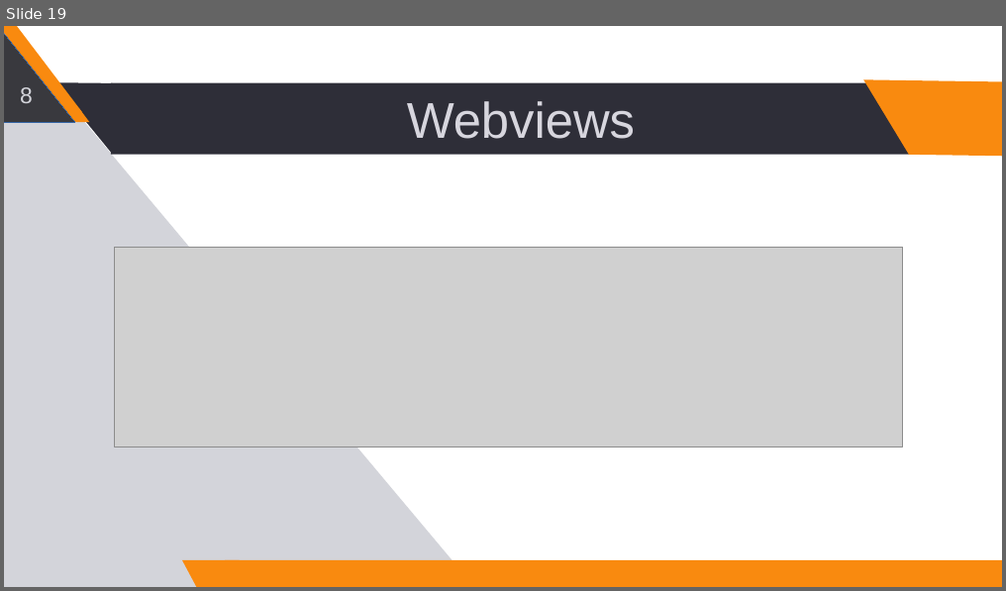
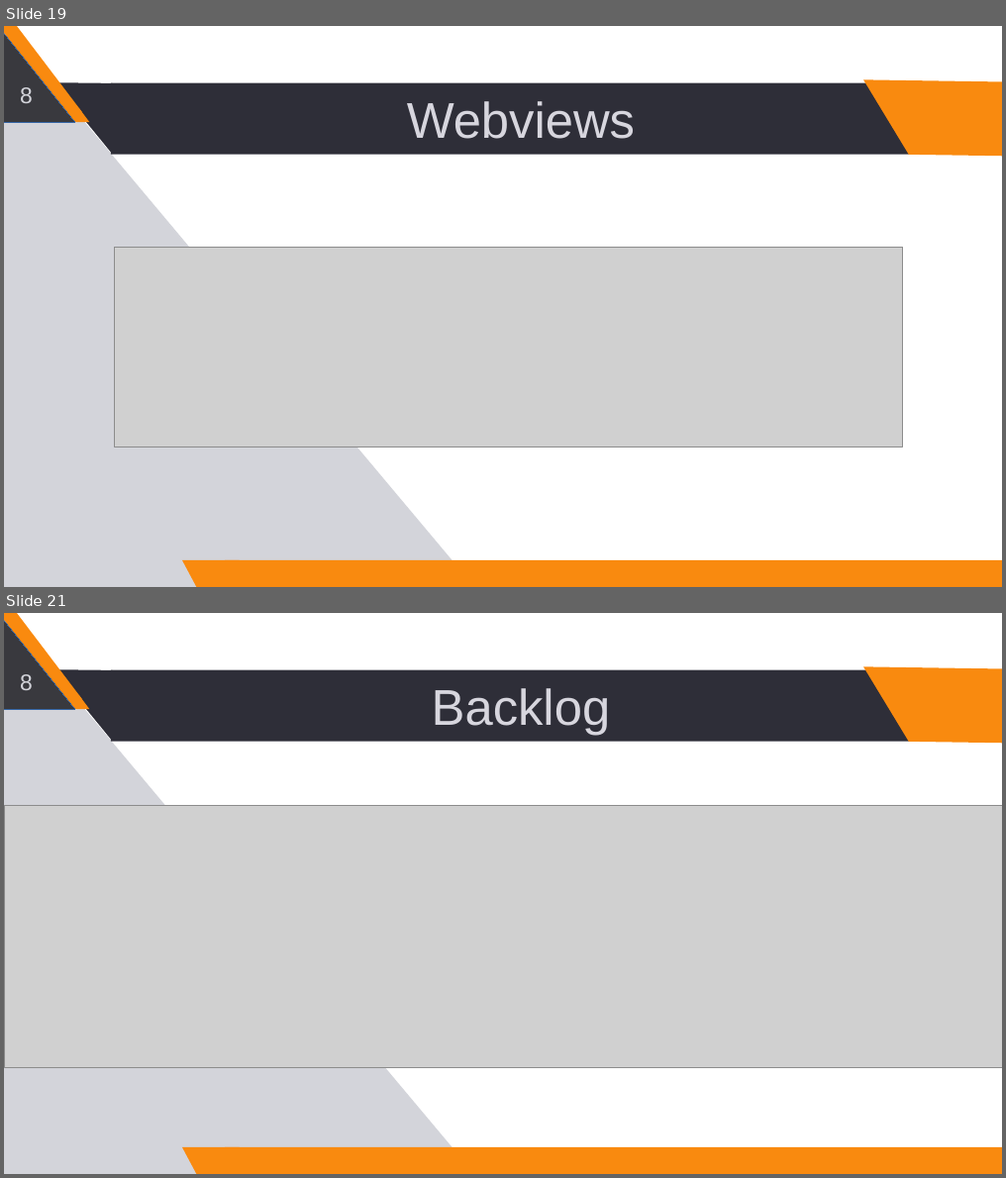
Before and after one commit to andressito/ProjetGLA2019, a slide deck: TD1_GL_G1_V2.odp. Shown one above the other, each under a label of ours: slide 19 before the commit, slides 19 and 21 after it; the slides between them are not shown. The pictures are 1006x591 and 1006x1178 pixels, drawn with LibreOffice and Linux fonts; fonts in the diff are those of the drawing; grey boxes stand for pictures. Boxes give left, top, right and bottom in pixels: in the first picture for what was removed or moved away, otherwise in the second. Text is boxed around its words. In the diff, an @@ line names an element or a change of style, - is before the commit and + after.

```diff
--- a/TD1_GL_G1_V2.odp
+++ b/TD1_GL_G1_V2.odp
@@ slide 21 added at <box>4,613,1002,1174</box>, background #FFFFFF @@
@@ right triangle added at <box>4,613,475,1174</box>, fill #D3D4DA @@
@@ rectangle added at <box>4,613,81,708</box>, fill #F98A0F @@
@@ right triangle added at <box>4,620,75,709</box>, fill #39393E, outline #3465A4 0 pt @@
@@ right triangle added at <box>54,669,113,740</box>, fill #2E2E38 @@
@@ rectangle added at <box>111,670,932,742</box>, fill #2E2E38, 40 pt, text #D7D6DE @@
+Backlog
@@ parallelogram added at <box>862,666,1002,744</box>, fill #F98A0F @@
@@ text added at <box>20,674,33,690</box>, 18 pt, text #D3D4DA @@
+2
@@ text added at <box>20,674,33,690</box>, 18 pt, text #D3D4DA @@
+8
@@ triangle added at <box>68,695,90,710</box>, fill #F98A0F @@
@@ picture added at <box>5,806,1002,1068</box> @@
@@ freeform shape added at <box>182,1149,240,1174</box>, fill #F98A0F @@
@@ rectangle added at <box>225,1149,1002,1174</box>, fill #F98A0F @@
```
Also in this commit, not shown: 1 slide changed, 2 other slides added, 2 other files.
